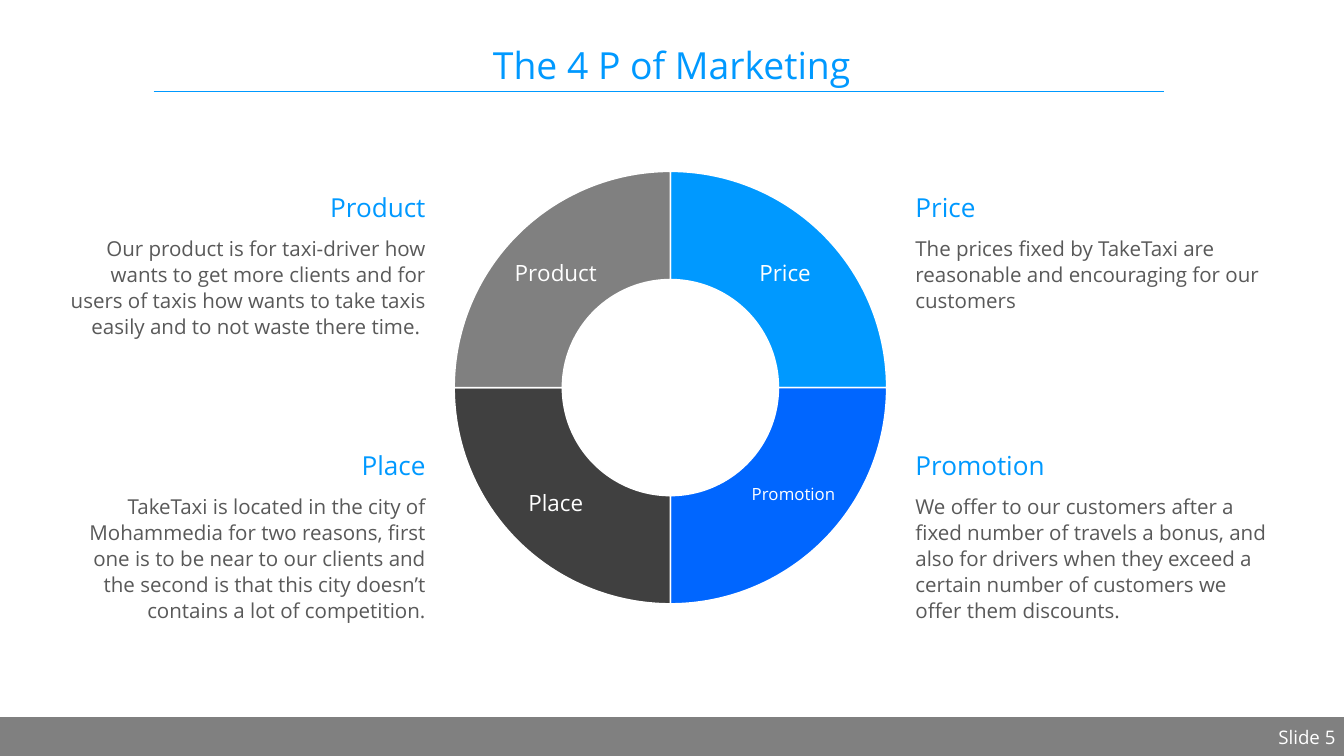
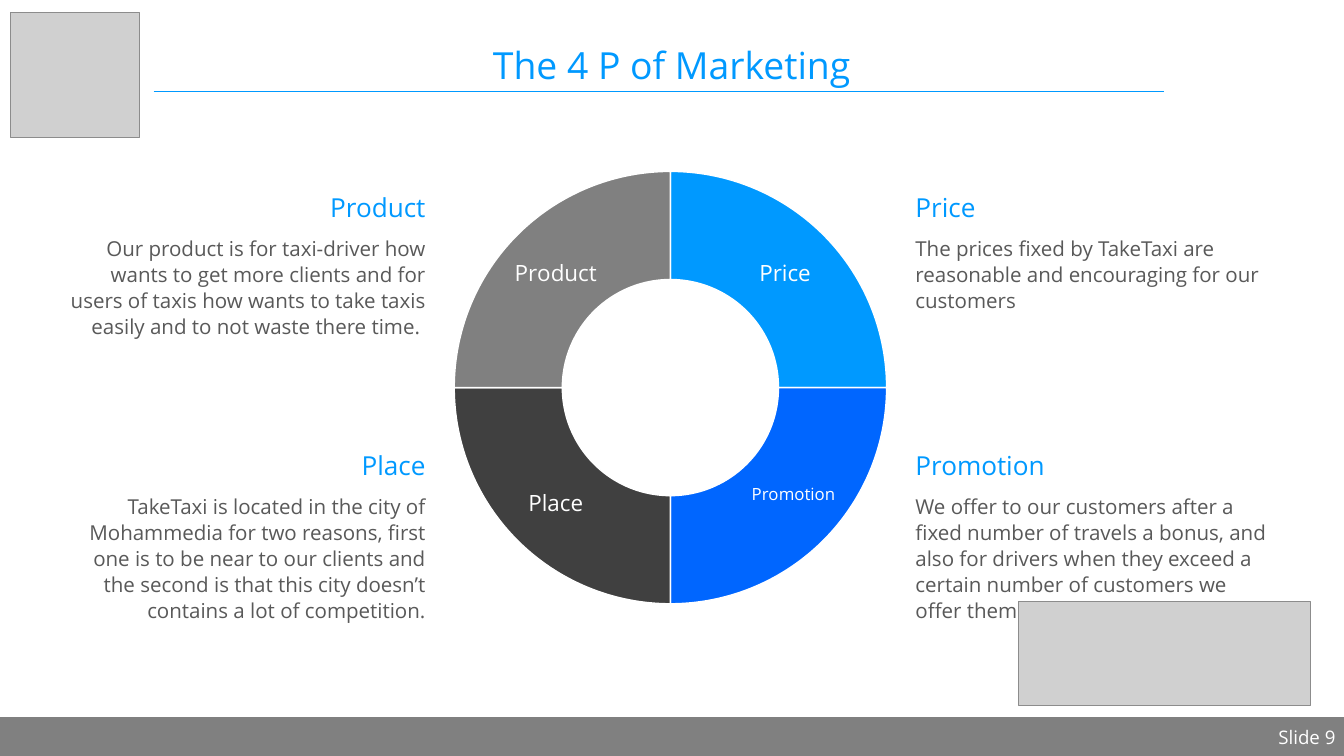
Before and after one commit to zainabaaboumoussa/taketaxi_template, a slide deck: slide 9 of Presentations/TakeTaxi_2018_2019.pptx (slide 5 before the commit). Drawn at 1344x756 pixels with LibreOffice and Linux fonts; fonts in the diff are those of the drawing; grey boxes stand for pictures; background and template pictures are left out. Boxes give left, top, right and bottom in pixels: in the first picture for what was removed or moved away, otherwise in the second. Text is boxed around its words. In the diff, an @@ line names an element or a change of style, - is before the commit and + after.

```diff
--- a/Presentations/TakeTaxi_2018_2019.pptx
+++ b/Presentations/TakeTaxi_2018_2019.pptx
@@ picture added at [11,12,139,138] @@
@@ picture added at [1019,601,1310,705] @@
@@ page number at [1278,730,1336,744]: text changed @@
-Slide 5
+Slide 9
```
Also in this commit, not shown: 3 other slides changed, 4 slides added.
